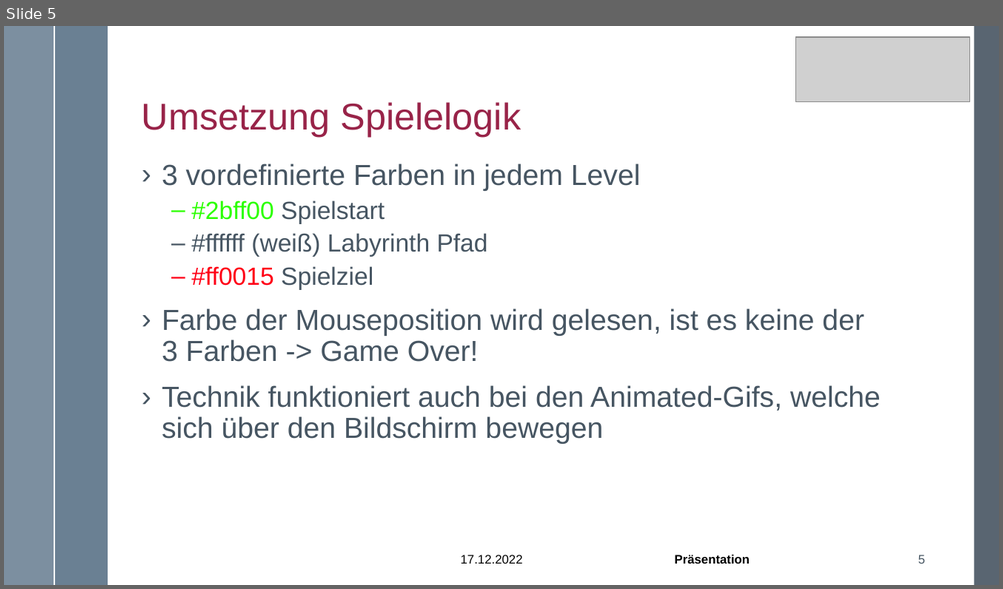
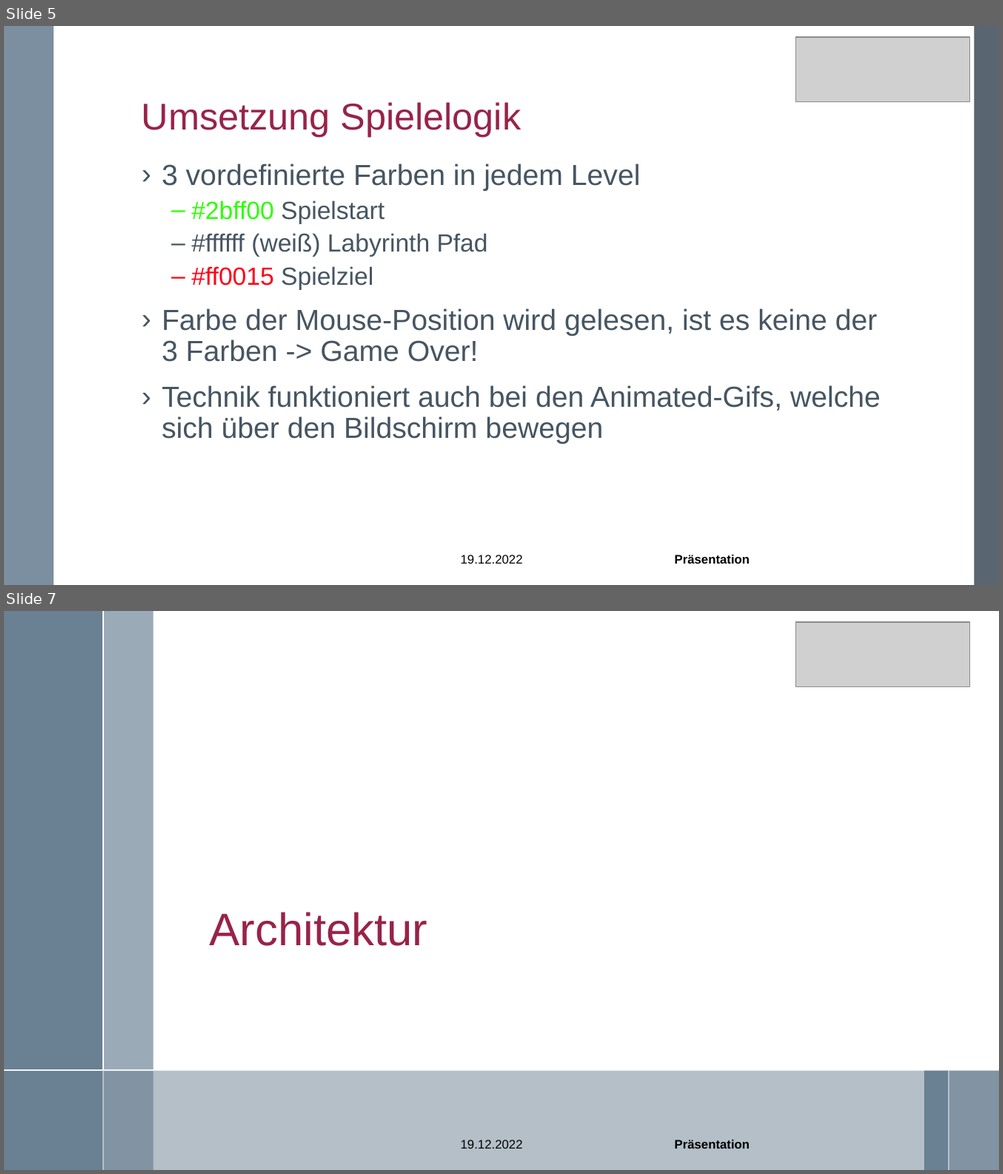
Before and after one commit to MightyModerator/donttouchthewall, a slide deck: documents/Präsentation-G2.pptx. Shown one above the other, each under a label of ours: slide 5 before the commit, slides 5 and 7 after it; the slides between them are not shown. The pictures are 1003x589 and 1003x1174 pixels, drawn with LibreOffice and Linux fonts; fonts in the diff are those of the drawing; grey boxes stand for pictures; background and template pictures are left out. Boxes give left, top, right and bottom in pixels: in the first picture for what was removed or moved away, otherwise in the second. Text is boxed around its words. In the diff, an @@ line names an element or a change of style, - is before the commit and + after.

```diff
--- a/documents/Präsentation-G2.pptx
+++ b/documents/Präsentation-G2.pptx
@@ slide 7 added at [4, 611, 999, 1170], background #FFFFFF @@
@@ rectangle added at [4, 611, 103, 1170], fill #6A8093 @@
@@ rectangle added at [103, 611, 153, 1170], fill #9BAAB7 @@
@@ line added from (103, 611) to (103, 1170), #FFFFFF 1.5 pt @@
@@ picture added at [796, 622, 970, 687] @@
@@ title added at [210, 912, 427, 946], 44 pt, text #982348 @@
+Architektur
@@ line added from (4, 1071) to (153, 1071), #FFFFFF 1.5 pt @@
@@ rectangle added at [4, 1071, 999, 1170], fill #6A8093 at 50% opacity @@
@@ rectangle added at [924, 1071, 948, 1170], fill #6A8093 @@
@@ rectangle added at [948, 1071, 999, 1170], fill #9BAAB7 @@
@@ line added from (948, 1071) to (948, 1170), #FFFFFF 1.5 pt @@
@@ text added at [461, 1140, 523, 1149], 12 pt, text #000000 @@
+19.12.2022
@@ text added at [674, 1140, 750, 1149], 12 pt, text #000000, bold @@
+Präsentation
@@ slide 5 changed as well @@
@@ rectangle removed at [55, 26, 107, 585] @@
@@ text at [162, 309, 877, 362]: text changed @@
-› Farbe der Mouseposition wird gelesen, ist es keine der
-  3 Farben -> Game Over!
+› Farbe der Mouse-Position wird gelesen, ist es keine der
+  3 Farben -> Game Over!
@@ text at [461, 555, 523, 564]: text changed @@
-17.12.2022
+19.12.2022
@@ page number removed at [918, 555, 925, 564] @@
-5
```
Also in this commit, not shown: 14 other slides changed, 2 other slides added, 3 slides removed, 16 other files.
